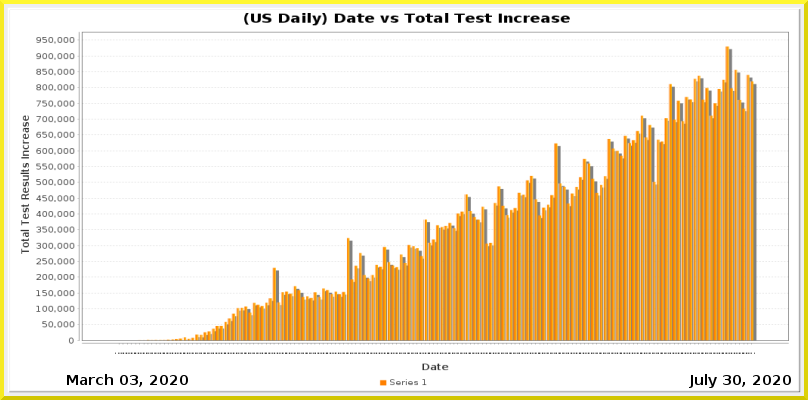
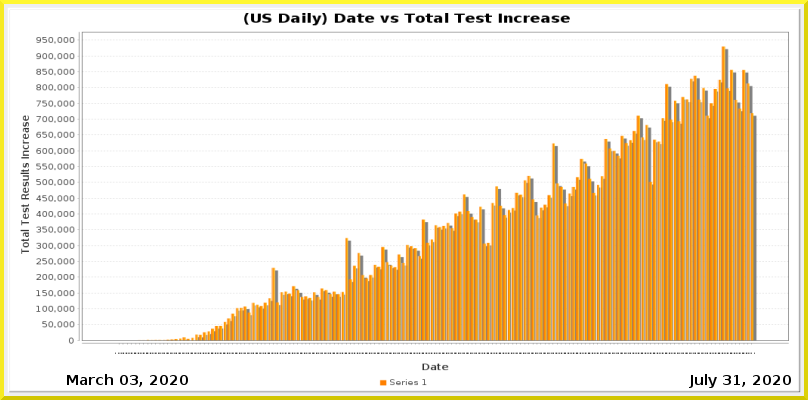
Revision of a layered 808×400 image; what changed, layer by layer:
painted on "Current Date" over 733, 375, 741, 385
painted on "Date_vs_TestIncrease.png" over 142, 46, 757, 354
